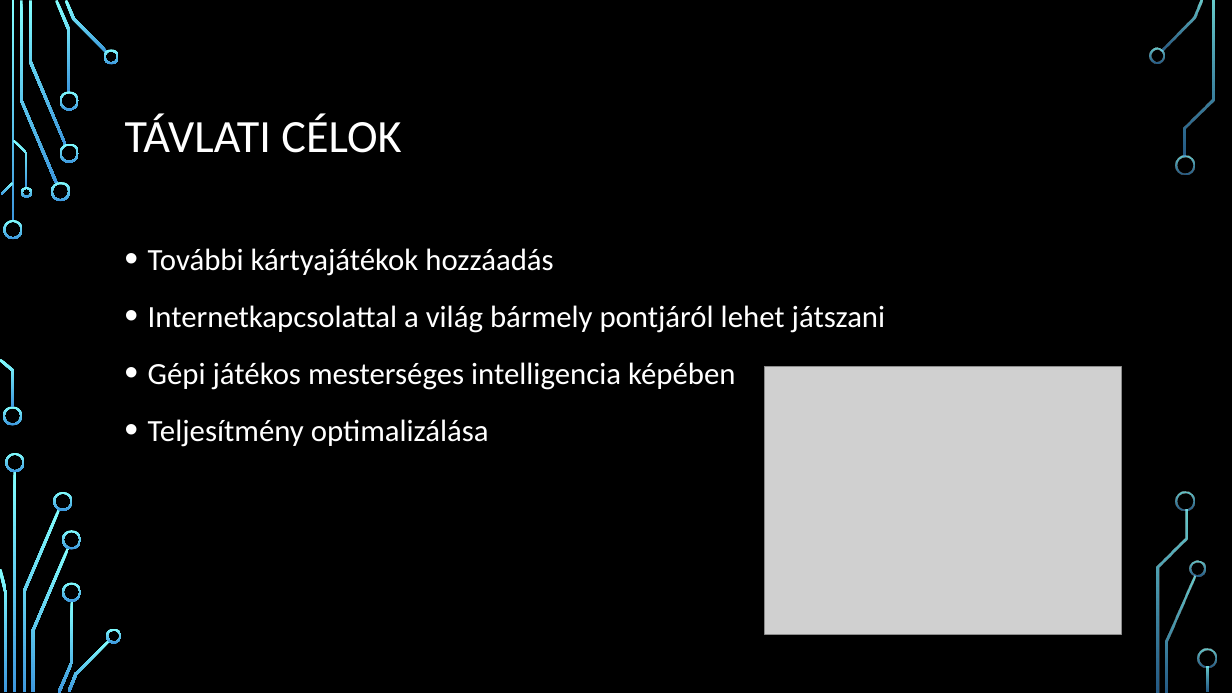
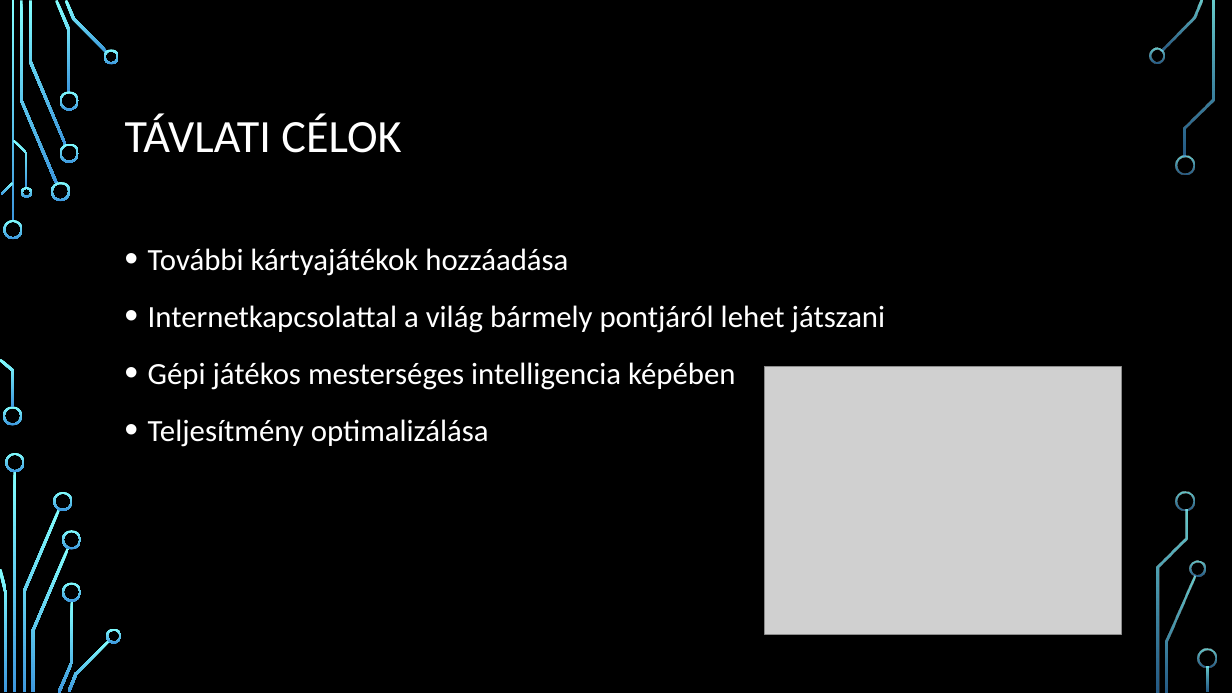
Before and after one commit to tarnag57/Pikkdama, a slide deck: slide 5 of Fekete Macska magyar.pptx. Drawn at 1232x693 pixels with LibreOffice and Linux fonts; fonts in the diff are those of the drawing; grey boxes stand for pictures; background and template pictures are left out. Boxes give left, top, right and bottom in pixels: in the first picture for what was removed or moved away, otherwise in the second. Text is boxed around its words. In the diff, an @@ line names an element or a change of style, - is before the commit and + after.

```diff
--- a/Fekete Macska magyar.pptx
+++ b/Fekete Macska magyar.pptx
@@ text at <box>148,248,568,276</box>: text changed @@
-• További kártyajátékok hozzáadás
+• További kártyajátékok hozzáadása
```
Also in this commit, not shown: 2 other slides changed.
